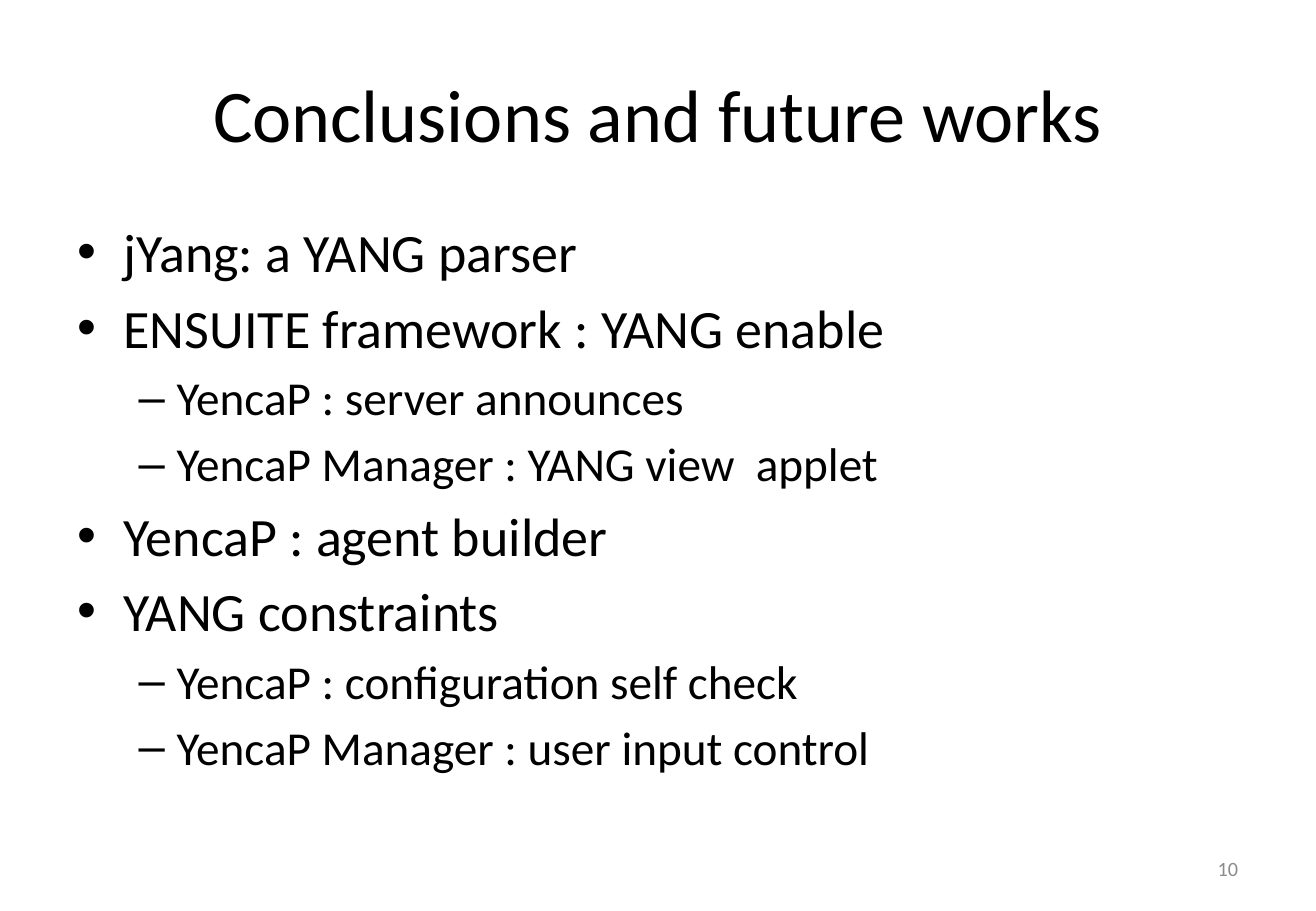
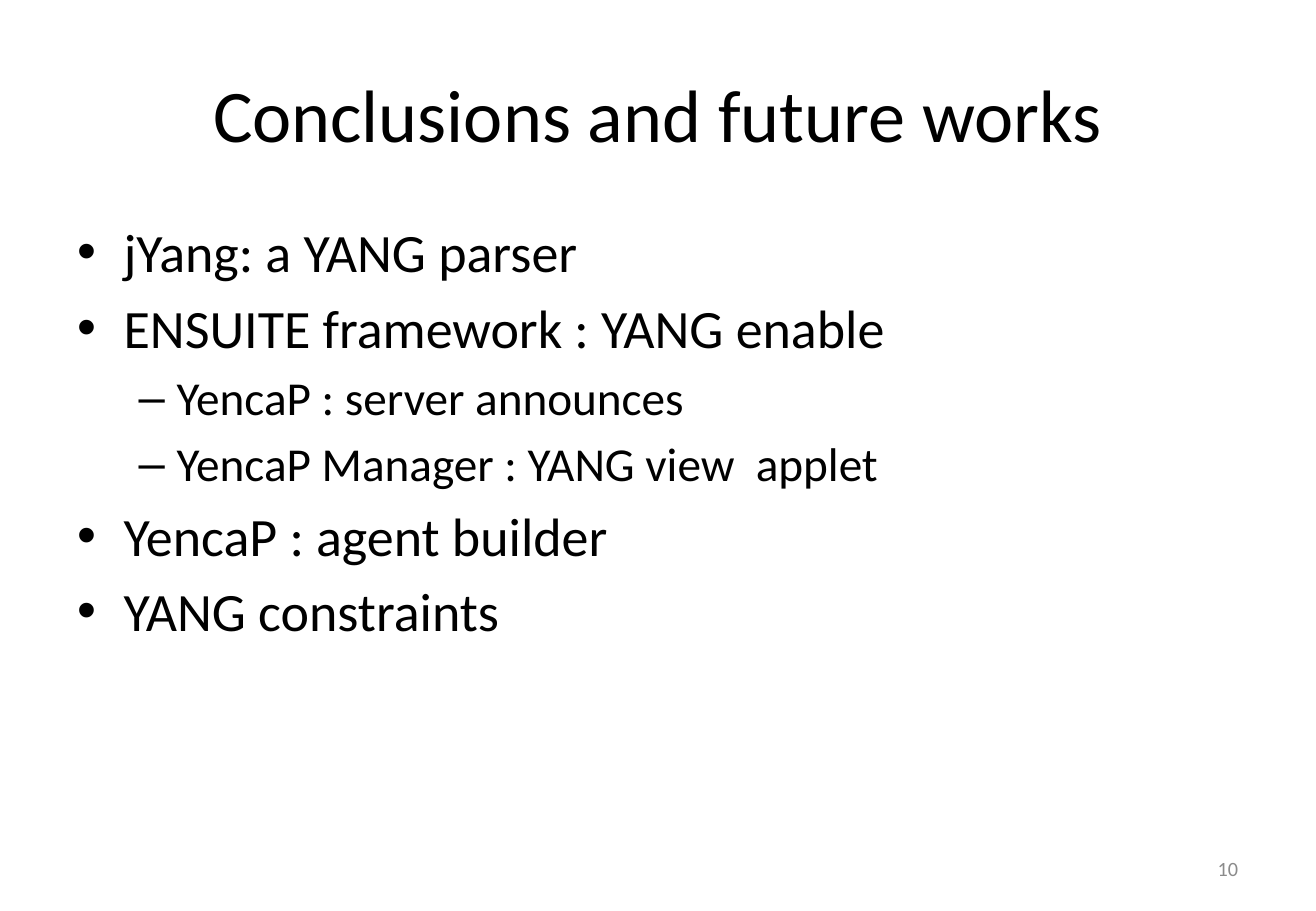
Before and after one commit to AaronNGray/jYang, a slide deck: slide 10 of yang-manager/reports/YangArchiCameraReady.pptx. Drawn at 1316x911 pixels with LibreOffice and Linux fonts; fonts in the diff are those of the drawing. Boxes give left, top, right and bottom in pixels: in the first picture for what was removed or moved away, otherwise in the second. Text is boxed around its words. In the diff, an @@ line names an element or a change of style, - is before the commit and + after.

```diff
--- a/yang-manager/reports/YangArchiCameraReady.pptx
+++ b/yang-manager/reports/YangArchiCameraReady.pptx
@@ text at (177, 666, 869, 773): paragraphs removed @@
-  – YencaP : configuration self check
-  – YencaP Manager : user input control
```
Also in this commit, not shown: 10 slides removed, 1 other file.
